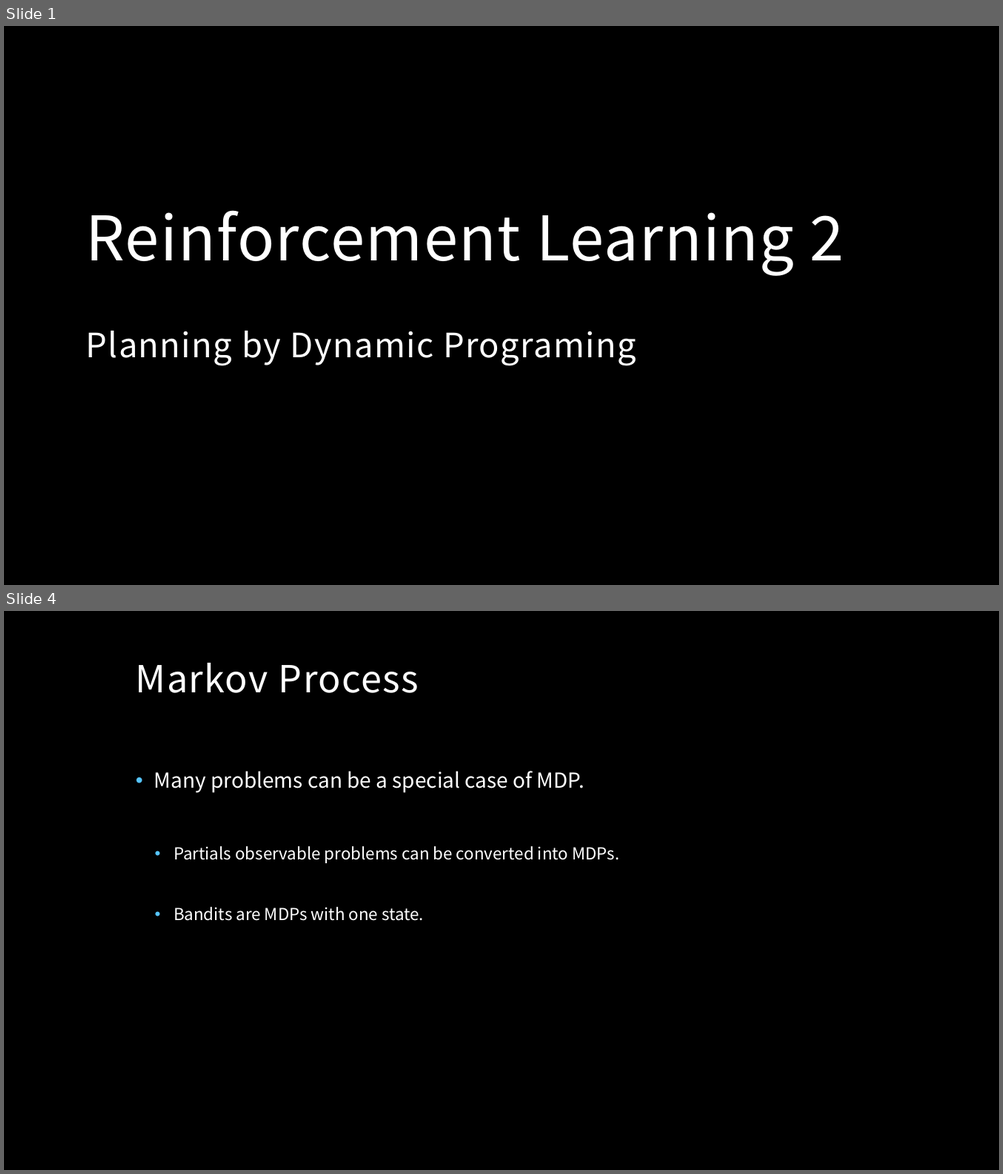
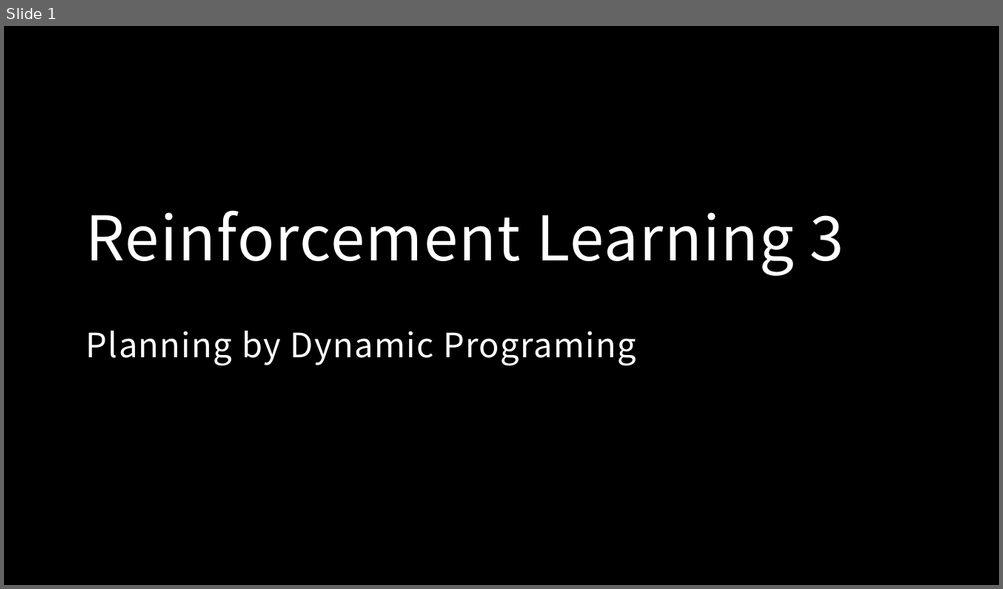
Before and after one commit to MacgyverLin/VintageComputer, a slide deck: Speech/Reinforcement Learning 3.pptx. Shown one above the other, each under a label of ours: slides 1 and 4 before the commit, slide 1 after it; the slides between them are not shown. The pictures are 1003x1174 and 1003x589 pixels, drawn with LibreOffice and Linux fonts; fonts in the diff are those of the drawing; background and template pictures are left out. Boxes give left, top, right and bottom in pixels: in the first picture for what was removed or moved away, otherwise in the second. Text is boxed around its words. In the diff, an @@ line names an element or a change of style, - is before the commit and + after.

```diff
--- a/Speech/Reinforcement Learning 3.pptx
+++ b/Speech/Reinforcement Learning 3.pptx
@@ slide 4 removed at [4,611,999,1170], background picture (left out) @@
@@ title removed at [136,663,418,693] @@
-Markov Process
@@ text removed at [154,771,619,921] @@
-• Many problems can be a special case of MDP.
-  • Partials observable problems can be converted into MDPs.
-  • Bandits are MDPs with one state.
@@ slide 1 changed as well @@
@@ title at [86,210,844,366]: text changed @@
-Reinforcement Learning 2
-Planning by Dynamic Programing
+Reinforcement Learning 3
+Planning by Dynamic Programing
```
Also in this commit, not shown: 1 slide added, 42 other slides removed.
